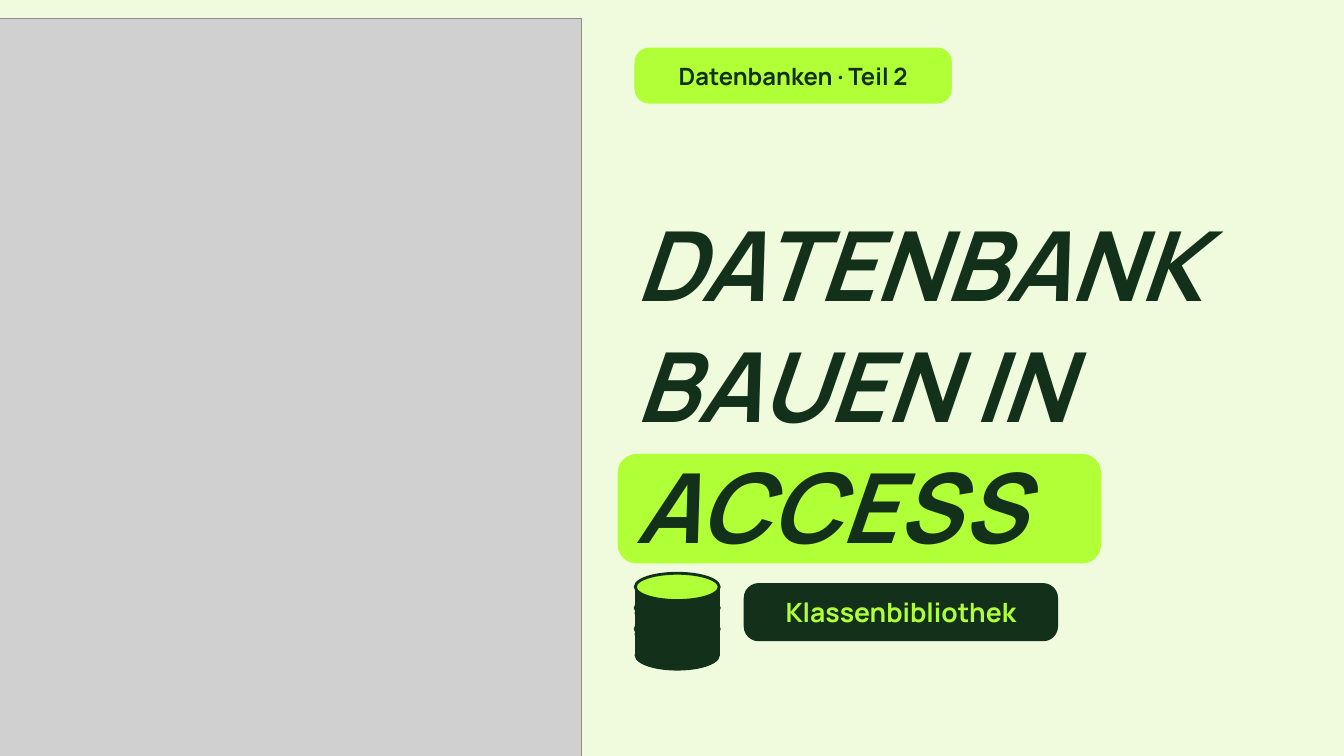
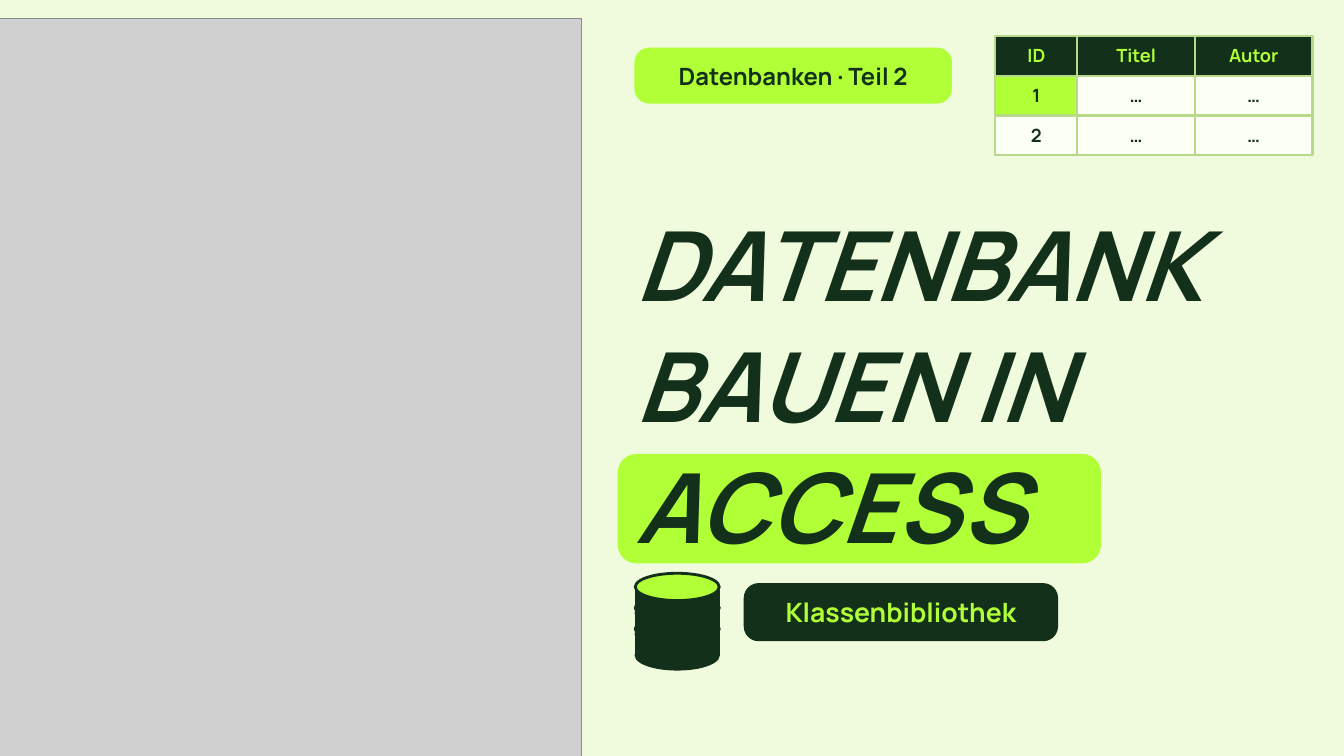
Before and after one commit to arminheske/claudecloud, a slide deck: slide 1 of videoslides/cleverbox-thumbnail-anlegen.pptx. Drawn at 1344x756 pixels with LibreOffice and Linux fonts; fonts in the diff are those of the drawing; grey boxes stand for pictures; background and template pictures are left out. Boxes give left, top, right and bottom in pixels: in the first picture for what was removed or moved away, otherwise in the second. Text is boxed around its words. In the diff, an @@ line names an element or a change of style, - is before the commit and + after.

```diff
--- a/videoslides/cleverbox-thumbnail-anlegen.pptx
+++ b/videoslides/cleverbox-thumbnail-anlegen.pptx
@@ rectangle added at <box>996,35,1078,76</box>, fill #12301A, outline #B8D98A 1.5 pt @@
@@ text added at <box>1027,49,1045,62</box>, 13 pt, text #B1FF37, bold @@
+ID
@@ rectangle added at <box>1078,35,1196,76</box>, fill #12301A, outline #B8D98A 1.5 pt @@
@@ text added at <box>1116,48,1155,63</box>, 13 pt, text #B1FF37, bold @@
+Titel
@@ rectangle added at <box>1195,35,1313,76</box>, fill #12301A, outline #B8D98A 1.5 pt @@
@@ text added at <box>1229,49,1278,63</box>, 13 pt, text #B1FF37, bold @@
+Autor
@@ rectangle added at <box>996,76,1078,116</box>, fill #B1FF37, outline #B8D98A 1.5 pt @@
@@ text added at <box>1032,89,1040,102</box>, 13 pt, text #12301A, bold @@
+1
@@ rectangle added at <box>1078,76,1196,116</box>, fill #FBFFF4, outline #B8D98A 1.5 pt @@
@@ text added at <box>1078,76,1196,116</box>, 13 pt, text #12301A, bold @@
+…
@@ rectangle added at <box>1195,76,1313,116</box>, fill #FBFFF4, outline #B8D98A 1.5 pt @@
@@ text added at <box>1195,76,1313,116</box>, 13 pt, text #12301A, bold @@
+…
@@ rectangle added at <box>996,116,1078,156</box>, fill #FBFFF4, outline #B8D98A 1.5 pt @@
@@ rectangle added at <box>1078,116,1196,156</box>, fill #FBFFF4, outline #B8D98A 1.5 pt @@
@@ text added at <box>1078,116,1196,156</box>, 13 pt, text #12301A, bold @@
+…
@@ rectangle added at <box>1195,116,1313,156</box>, fill #FBFFF4, outline #B8D98A 1.5 pt @@
@@ text added at <box>1195,116,1313,156</box>, 13 pt, text #12301A, bold @@
+…
@@ text added at <box>1031,128,1042,142</box>, 13 pt, text #12301A, bold @@
+2
```
Also in this commit, not shown: 2 other files.
